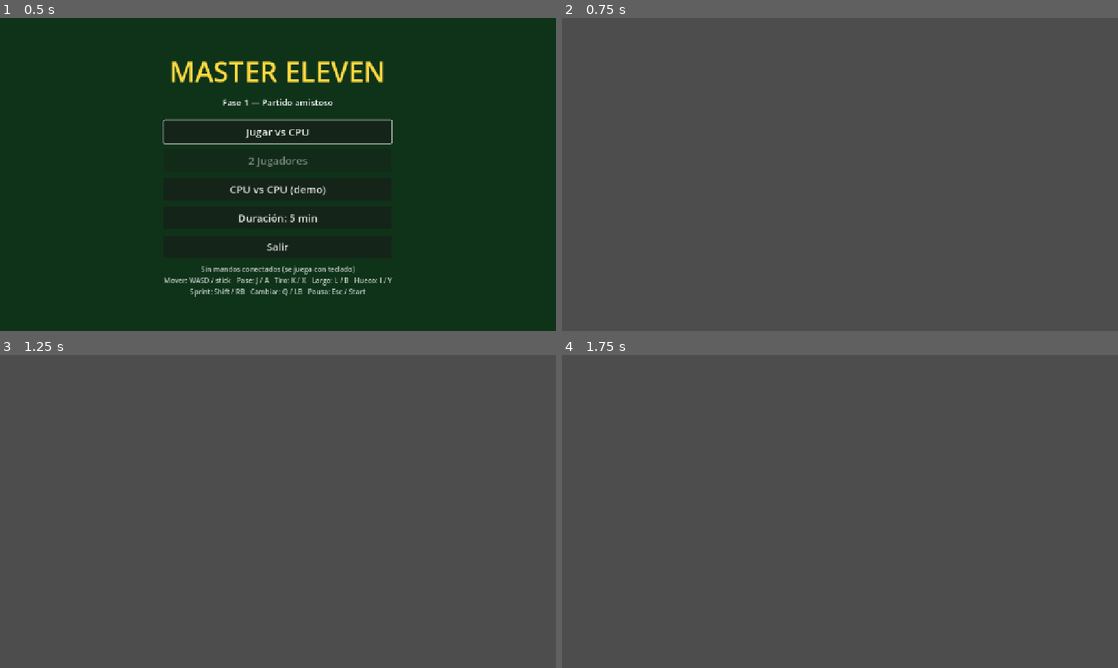
Above: before the commit, frames 1-4 (two rows, left to right).
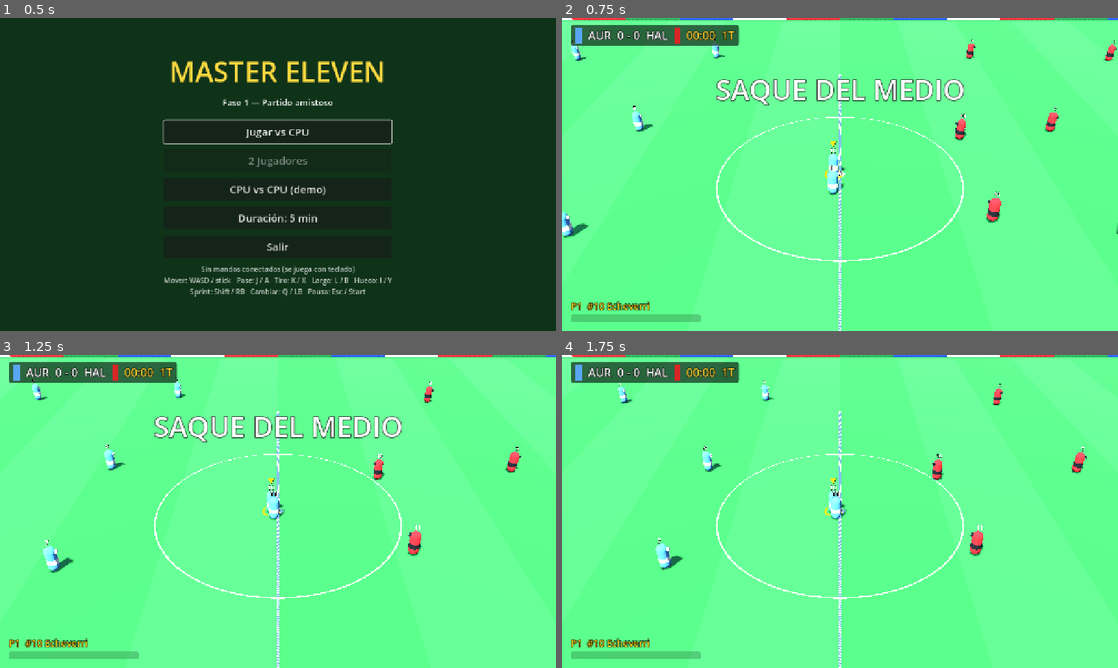
Above: after the commit, the same moments.

Repository: edx17/MASTERELEVEN
Game: Godot game, scene res://scenes/ui/main_menu.tscn
Same seed, same stepped clock (60 frames per second), same inputs: the game is played once before the commit and once after it.
Inputs (mouse positions are in pixels of both pictures, inside the frame that each line leads up to):
- Up to frame 1 (0.5 s): no input
- Up to frame 2 (0.75 s): click "Jugar vs CPU" at 0.5 s
- Up to frame 3 (1.25 s): no input
- Up to frame 4 (1.75 s): tap Enter (ui_accept) at 1.25, 1.52 s; move the mouse to (962, 495) at 1.27 s; hold D (move_right) from 1.28 s (still down); tap Shift (sprint) at 1.35 s; click (962, 495) at 1.42 s

Frame 1 is identical in both runs. In frame 2, 100% of the frame differs, in the area x 0-100%, y 0-100%; in frame 3, 100%; in frame 4, 100%.
Error before the commit: Parse Error: Cannot infer the type of "pa" variable because the value doesn't have a set type. (res://scripts/match/pitch_builder.gd:70)

Commit message:
Fase 1: correcciones tras correr Godot 4.7.2 y los tests
- footballer: integración propia en lugar de move_and_slide (movía ~8x de más)
- ball: velocidad de conducción limitada; arquero con la pelota en las manos
- match_controller: reglas antes que posesión, soltar la pelota al detenerse,
  arquero no empujable ni detrás de su línea, achique del arquero, robo desde
  atrás más difícil, HUD creado después de los controladores
- bucles tipados (compilación en 4.7), ajustes de tuning e IA
- archivos .uid de Godot 4 versionados; PROGRESS.md actualizado

Co-Authored-By: Claude Opus 5.5 <noreply@anthropic.com>
Claude-Session: https://claude.ai/code/session_018t6DrNQ9Jk2SxqEbLK6fr5

Diff:
--- a/scripts/ai/simple_ai.gd
+++ b/scripts/ai/simple_ai.gd
@@ -9,7 +9,7 @@
 ## - el arquero se para entre la pelota y el arco, ataja y reparte.
 
 const DECISION_INTERVAL := 0.25
-const SHOOT_DISTANCE := 25.0
+const SHOOT_DISTANCE := 28.0
 const ARRIVE_RADIUS := 0.8
 
 var team: Team
@@ -123,7 +123,14 @@
 
 func _intercept_point(p: Footballer, ball: Ball) -> Vector3:
 	if not ball.is_loose():
-		return ball.flat_pos()
+		# Contra un portador: ir a cerrarle el paso del lado del arco propio.
+		var carrier := ball.owner_player
+		var to_goal := (team.own_goal() - carrier.flat_pos()).normalized()
+		var d := p.flat_pos().distance_to(carrier.flat_pos())
+		if d < 2.5:
+			return ball.flat_pos()
+		var ahead := Vector3(carrier.velocity.x, 0.0, carrier.velocity.z) * clampf(d / 8.0, 0.1, 0.7)
+		return carrier.flat_pos() + ahead + to_goal * 1.2
 	var forecast := _match.ball_forecast
 	var speed := _match.tuning.sprint_speed
 	for i in forecast.size():
@@ -197,20 +204,30 @@
 		dir.z -= signf(p.global_position.z) * 0.6
 		dir = dir.normalized()
 	p.desired_move = dir
-	p.wants_sprint = opp_dist > 5.0
+	# Sprint si no hay nadie cerrándole el camino justo adelante.
+	var blocked := nearest_opp != null and opp_dist < 3.5 \
+		and dir.dot((nearest_opp.flat_pos() - p.flat_pos()).normalized()) > 0.5
+	p.wants_sprint = not blocked
 
 	if _decision_timer > 0.0 or p.possession_time < 0.35:
 		return
 	_decision_timer = DECISION_INTERVAL
 
 	if dist_goal < SHOOT_DISTANCE and absf(p.global_position.z) < 20.0:
-		var chance := remap(dist_goal, SHOOT_DISTANCE, 8.0, 0.25, 0.9)
+		var chance := clampf(remap(dist_goal, SHOOT_DISTANCE, 12.0, 0.1, 0.95), 0.1, 0.95)
+		# Con un rival tapando el remate, mejor buscar otra opción.
+		if not _lane_clear(p.flat_pos(), goal):
+			chance *= 0.35
 		if randf() < chance:
 			var aim := Vector3(0.0, 0.0, randf_range(-1.0, 1.0))
 			_match.perform_kick(p, KickActions.Kind.SHOT, aim, randf_range(0.45, 0.8))
 			return
+	# Cerca de la línea de fondo y sin ángulo: tirar el centro en vez de meterse.
+	if team.progress_of(p.flat_pos()) > 0.92 and absf(p.global_position.z) > Pitch.GOAL_AREA_HALF_WIDTH:
+		_match.perform_kick(p, KickActions.Kind.LONG_PASS, goal - p.flat_pos(), randf_range(0.2, 0.5))
+		return
 	var pressured := opp_dist < 3.2
-	if pressured or randf() < 0.07 or p.possession_time > 4.0:
+	if pressured or randf() < 0.04 or p.possession_time > 3.5:
 		var mate := _best_pass_option(p)
 		if mate != null:
 			var d := mate.flat_pos().distance_to(p.flat_pos())
@@ -238,8 +255,8 @@
 		var open := _open_space(m.flat_pos())
 		if not _lane_clear(p.flat_pos(), m.flat_pos()):
 			continue
-		var forward := (my_goal_dist - m.flat_pos().distance_to(goal)) / 20.0
-		var score := forward + open * 0.25 - d / 40.0 + randf() * 0.3
+		var forward := (my_goal_dist - m.flat_pos().distance_to(goal)) / 10.0
+		var score := forward + open * 0.1 - d / 40.0 + randf() * 0.3
 		if score > best_score:
 			best_score = score
 			best = m
@@ -301,6 +318,11 @@
 				p.speed_override = _match.tuning.keeper_dive_speed
 				_go_to(p, spot, true)
 				return
+	# Atacante con pelota encarando dentro del área: sale a achicar.
+	var carrier := ball.owner_player
+	if carrier != null and carrier.team != team and Pitch.in_penalty_area(bp, own) and bp.distance_to(goal) < 14.0:
+		_go_to(p, bp, true)
+		return
 	# Pelota suelta y lenta dentro del área: sale a buscarla.
 	if ball.is_loose() and Pitch.in_penalty_area(bp, own) and v.length() < 9.0:
 		var nearest_opp := _nearest_opponent(bp)
--- a/scripts/core/tuning.gd
+++ b/scripts/core/tuning.gd
@@ -26,13 +26,13 @@
 ## Rebote contra postes y travesaño.
 @export var post_restitution: float = 0.6
 ## Rebote contra la red (bajo: la red "absorbe").
-@export var net_restitution: float = 0.12
+@export var net_restitution: float = 0.05
 
 @export_group("Jugadores")
 @export var run_speed: float = 6.2
 @export var sprint_speed: float = 8.4
 ## Multiplicador de velocidad cuando se conduce la pelota.
-@export var dribble_speed_factor: float = 0.93
+@export var dribble_speed_factor: float = 0.9
 @export var acceleration: float = 26.0
 @export var deceleration: float = 32.0
 ## Velocidad de giro (rad/s) sin pelota / con pelota / con pelota en sprint.
@@ -49,10 +49,10 @@
 ## Altura máxima a la que un jugador de campo controla la pelota.
 @export var control_height: float = 1.1
 ## Radio de contacto para robar la pelota al rival.
-@export var steal_radius: float = 0.85
+@export var steal_radius: float = 0.95
 ## Probabilidad de robo por segundo de contacto (normal / presionando).
-@export var steal_rate: float = 1.4
-@export var steal_rate_pressing: float = 3.2
+@export var steal_rate: float = 0.9
+@export var steal_rate_pressing: float = 2.2
 ## Tiempo sin poder tocar la pelota tras patearla o perderla.
 @export var touch_cooldown: float = 0.28
 @export var lost_ball_cooldown: float = 0.6
@@ -106,3 +106,6 @@
 @export var keeper_catch_height: float = 2.5
 @export var keeper_dive_speed: float = 7.5
 @export var keeper_hold_time: float = 1.2
+## Radio y probabilidad por segundo de que el arquero le saque la pelota de los pies al atacante.
+@export var keeper_smother_radius: float = 1.4
+@export var keeper_smother_rate: float = 5.0
--- a/scripts/match/ball.gd
+++ b/scripts/match/ball.gd
@@ -102,6 +102,13 @@
 ## "toques" (la distancia oscila), y en los giros bruscos queda un poco atrás.
 func _follow_owner(dt: float) -> void:
 	var p := owner_player
+	if p.is_keeper() and Pitch.in_penalty_area(p.flat_pos(), p.team.own_side()):
+		# El arquero la tiene en las manos.
+		state.pos = p.flat_pos() + p.facing * 0.35 + Vector3.UP * 1.0
+		state.vel = Vector3(p.velocity.x, 0.0, p.velocity.z)
+		state.spin = Vector3.ZERO
+		_sync_node(dt)
+		return
 	var sprint := p.is_sprinting()
 	var base := _tuning.dribble_distance_sprint if sprint else _tuning.dribble_distance
 	var move_speed := Vector3(p.velocity.x, 0.0, p.velocity.z).length()
@@ -114,7 +121,9 @@
 	var rate := 11.0 if sprint else 18.0
 	var new_pos := state.pos.lerp(target, 1.0 - exp(-rate * dt))
 	new_pos.y = _tuning.ball_radius
-	state.vel = (new_pos - state.pos) / maxf(dt, 0.0001)
+	# La velocidad "de conducción" se limita: si la pelota se suelta no sale disparada.
+	var max_v := Vector3(p.velocity.x, 0.0, p.velocity.z).length() + 3.0
+	state.vel = ((new_pos - state.pos) / maxf(dt, 0.0001)).limit_length(max_v)
 	state.pos = new_pos
 	state.spin = Vector3.ZERO
 	_sync_node(dt)
--- a/scripts/match/ball_physics.gd
+++ b/scripts/match/ball_physics.gd
@@ -57,7 +57,7 @@
 		else:
 			s.vel.y = 0.0
 
-	for side in [-1, 1]:
+	for side: int in [-1, 1]:
 		events |= _collide_goal(prev, s, side, t)
 	return events
 
@@ -75,7 +75,7 @@
 
 	# Postes (cilindros verticales).
 	if s.pos.y < Pitch.GOAL_HEIGHT + reach:
-		for pz in [-Pitch.GOAL_HALF_WIDTH, Pitch.GOAL_HALF_WIDTH]:
+		for pz: float in [-Pitch.GOAL_HALF_WIDTH, Pitch.GOAL_HALF_WIDTH]:
 			var d := Vector3(s.pos.x - gx, 0.0, s.pos.z - pz)
 			var dist := d.length()
 			if dist < reach and dist > 0.0001:
@@ -100,7 +100,7 @@
 	var back_x := side * (Pitch.HALF_LENGTH + Pitch.GOAL_DEPTH)
 	if _net_plane(prev, s, 0, back_x, side, t):
 		events |= EV_NET
-	for pz2 in [-Pitch.GOAL_HALF_WIDTH, Pitch.GOAL_HALF_WIDTH]:
+	for pz2: float in [-Pitch.GOAL_HALF_WIDTH, Pitch.GOAL_HALF_WIDTH]:
 		if _net_plane(prev, s, 2, pz2, side, t):
 			events |= EV_NET
 	if _net_plane(prev, s, 1, Pitch.GOAL_HEIGHT, side, t):
--- a/scripts/match/footballer.gd
+++ b/scripts/match/footballer.gd
@@ -135,7 +135,9 @@
 			_tick_normal(dt, has_ball)
 
 	velocity.y = 0.0
-	move_and_slide()
+	# Integración propia (decisión B): no hay colisiones físicas entre jugadores,
+	# así que no se usa move_and_slide() y el movimiento es determinista.
+	global_position += velocity * dt
 	global_position.y = 0.0
 	_apply_facing()
 
--- a/scripts/match/formation.gd
+++ b/scripts/match/formation.gd
@@ -38,7 +38,7 @@
 static func dynamic_spot(base: Vector2, role: int, ball_progress: float, ball_lateral: float, in_possession: bool) -> Vector2:
 	if role == Footballer.Role.GK:
 		return base
-	var push := 0.07 if in_possession else -0.03
+	var push := 0.12 if in_possession else -0.03
 	var x := base.x + (ball_progress - 0.5) * 0.72 + push
 	var r: Vector2 = ROLE_RANGE[role]
 	x = clampf(x, r.x, r.y)
--- a/scripts/match/match_controller.gd
+++ b/scripts/match/match_controller.gd
@@ -44,6 +44,10 @@
 var kick_count: int = 0
 ## Trayectoria predicha de la pelota suelta (cada FORECAST_STEP segundos).
 var ball_forecast: Array[Vector3] = []
+## Estadísticas simples del partido, por equipo.
+var stats := {"shots": [0, 0], "saves": [0, 0]}
+## Datos de la última patada (depuración / futuras repeticiones).
+var last_kick := {}
 ## Mensaje grande para el HUD ("¡GOL!", "CÓRNER", ...).
 var banner_text: String = ""
 
@@ -61,6 +65,10 @@
 	_build_world()
 	clock = MatchClock.new(float(GameSettings.match_minutes))
 	_setup_controllers()
+	# El HUD va después de los controladores: necesita saber cuántos humanos hay.
+	_hud = MatchHud.new()
+	add_child(_hud)
+	_hud.setup(self)
 	_first_half_kicker = randi() % 2
 	_setup_kickoff(_first_half_kicker)
 
@@ -149,10 +157,6 @@
 	_camera.setup(self)
 	_camera.current = true
 
-	_hud = MatchHud.new()
-	add_child(_hud)
-	_hud.setup(self)
-
 	var pause := PauseMenu.new()
 	add_child(pause)
 
@@ -186,9 +190,11 @@
 
 	ball.tick(dt)
 
+	# Primero las reglas (una pelota que ya cruzó la línea no se puede atajar).
+	if phase == Phase.PLAYING:
+		_check_rules()
 	if phase == Phase.PLAYING:
 		_update_possession(dt)
-		_check_rules()
 
 	clock.running = phase in [Phase.PLAYING, Phase.STOPPED] or (phase == Phase.RESTART and restart_type != MatchRules.Restart.KICKOFF)
 	clock.advance(dt)
@@ -261,6 +267,9 @@
 	var receiver := kicks.execute(kind, player, dir, clampf(power, 0.0, 1.0))
 	kicks.throw_in_mode = false
 	kick_count += 1
+	if kind == KickActions.Kind.SHOT:
+		stats["shots"][player.team.index] += 1
+	last_kick = {"kind": kind, "team": player.team.index, "pos": player.flat_pos(), "keeper": player.is_keeper()}
 	return receiver
 
 
@@ -301,8 +310,11 @@
 	var v := ball.state.vel
 	if best.is_keeper() and Pitch.in_penalty_area(bp, best.team.own_side()):
 		# Tiros fuertes y lejos del cuerpo: a veces da rebote en vez de atajar.
-		if ball.speed() > 19.0 and best_d > 0.9 and randf() < 0.45:
-			var parry := Vector3(-v.x * 0.3, absf(v.y) * 0.3 + 2.5, v.z * 0.3 + randf_range(-5.0, 5.0))
+		if ball.speed() > 19.0 and best_d > 0.9 and randf() < 0.35:
+			# Rebote hacia afuera (al costado del arco), no al medio del área.
+			var wide := signf(bp.z) if absf(bp.z) > 0.3 else (1.0 if randf() < 0.5 else -1.0)
+			var parry := Vector3(-v.x * 0.25, absf(v.y) * 0.3 + 3.0, wide * randf_range(5.0, 9.0))
+			stats["saves"][best.team.index] += 1
 			ball.kick(parry, Vector3.ZERO, best)
 			best.touch_block = 0.5
 			return
@@ -311,6 +323,8 @@
 		ball.kick(-v * 0.25 + Vector3.UP * 1.5, Vector3.ZERO, best)
 		best.touch_block = 0.25
 		return
+	if best.is_keeper() and ball.last_touch_team != best.team.index and ball.speed() > 12.0:
+		stats["saves"][best.team.index] += 1
 	var receiver := ball.intended_receiver
 	if receiver != null and receiver != best:
 		receiver.clear_pass_target()
@@ -319,7 +333,7 @@
 
 func _try_steal(dt: float) -> void:
 	var carrier := ball.owner_player
-	if carrier.is_keeper() and Pitch.in_penalty_area(ball.flat_pos(), carrier.team.own_side()):
+	if carrier.is_keeper() and Pitch.in_penalty_area(carrier.flat_pos(), carrier.team.own_side()):
 		return # el arquero con la pelota en las manos no se roba
 	var bp := ball.flat_pos()
 	for o in opponents_of(carrier.team).players:
@@ -330,11 +344,23 @@
 			ball.kick(o.facing * 7.0 + Vector3.UP * 0.5, Vector3.ZERO, o)
 			carrier.touch_block = tuning.lost_ball_cooldown
 			return
+		if o.is_keeper() and o.state == Footballer.State.NORMAL and d < tuning.keeper_smother_radius \
+				and Pitch.in_penalty_area(o.flat_pos(), o.team.own_side()):
+			# El arquero se tira a los pies del atacante.
+			if randf() < tuning.keeper_smother_rate * dt:
+				carrier.touch_block = tuning.lost_ball_cooldown
+				ball.give_to(o)
+				stats["saves"][o.team.index] += 1
+				return
+			continue
 		if o.state != Footballer.State.NORMAL or d > tuning.steal_radius:
 			continue
 		var rate := tuning.steal_rate_pressing if o.pressing else tuning.steal_rate
 		if carrier.is_sprinting():
 			rate *= 1.3
+		# Desde atrás es mucho más difícil sacarla limpia.
+		if carrier.facing.dot((o.flat_pos() - carrier.flat_pos()).normalized()) < -0.2:
+			rate *= 0.4
 		if randf() < rate * dt:
 			carrier.touch_block = tuning.lost_ball_cooldown
 			if randf() < 0.55:
@@ -357,11 +383,35 @@
 			var dist := d.length()
 			if dist >= PLAYER_SEPARATION or dist < 0.0001:
 				continue
-			var push := d / dist * (PLAYER_SEPARATION - dist) * 0.5
-			if not a.locked:
+			var push := d / dist * (PLAYER_SEPARATION - dist)
+			# Ejecutores quietos y arqueros no se dejan empujar: se corre el otro.
+			var a_fixed := a.locked or a.is_keeper()
+			var b_fixed := b.locked or b.is_keeper()
+			if a_fixed and b_fixed:
+				continue
+			if a_fixed:
+				b.global_position += push
+			elif b_fixed:
 				a.global_position -= push
-			if not b.locked:
-				b.global_position += push
+			else:
+				a.global_position -= push * 0.5
+				b.global_position += push * 0.5
+	for p in list:
+		_clamp_player(p)
+
+
+## Límites de movimiento: nadie se va lejos de la cancha y el arquero nunca
+## queda detrás de su propia línea.
+func _clamp_player(p: Footballer) -> void:
+	var pos := p.global_position
+	var lim_x := Pitch.HALF_LENGTH + 3.0
+	pos.z = clampf(pos.z, -Pitch.HALF_WIDTH - 3.0, Pitch.HALF_WIDTH + 3.0)
+	if p.is_keeper():
+		var own := p.team.own_side()
+		if pos.x * own > Pitch.HALF_LENGTH - 0.4:
+			pos.x = own * (Pitch.HALF_LENGTH - 0.4)
+	pos.x = clampf(pos.x, -lim_x, lim_x)
+	p.global_position = pos
 
 
 # --- Reglas y pelotas paradas -------------------------------------------------
@@ -371,6 +421,9 @@
 	if outcome.type == MatchRules.Restart.NONE:
 		return
 	_pending = outcome
+	# Con el juego detenido nadie conserva la pelota en el pie.
+	ball.owner_player = null
+	ball.intended_receiver = null
 	if outcome.type == MatchRules.Restart.GOAL:
 		teams[outcome.team].score += 1
 		banner_text = "¡GOL!"
--- a/scripts/match/pitch_builder.gd
+++ b/scripts/match/pitch_builder.gd
@@ -13,7 +13,7 @@
 	root.name = "Pitch"
 	_build_grass(root)
 	_build_lines(root)
-	for side in [-1, 1]:
+	for side: int in [-1, 1]:
 		_build_goal(root, side)
 	_build_corner_flags(root)
 	_build_boards(root)
@@ -64,7 +64,7 @@
 	_seg(st, Vector2(0.0, -hw), Vector2(0.0, hw))
 	_arc(st, Vector2.ZERO, Pitch.CENTER_CIRCLE_RADIUS, 0.0, TAU, 64)
 	_arc(st, Vector2.ZERO, 0.2, 0.0, TAU, 12, 0.4)
-	for side in [-1, 1]:
+	for side: int in [-1, 1]:
 		var gx: float = side * hl
 		# Área grande.
 		var pa := gx - side * Pitch.PENALTY_AREA_DEPTH
@@ -83,7 +83,7 @@
 		var facing := 0.0 if side == -1 else PI
 		_arc(st, spot, Pitch.CENTER_CIRCLE_RADIUS, facing - half_angle, facing + half_angle, 24)
 		# Arcos de córner.
-		for zs in [-1, 1]:
+		for zs: int in [-1, 1]:
 			var corner := Vector2(gx, zs * hw)
 			var start := atan2(-zs, -side)
 			_arc(st, corner, 1.0, start - PI / 4.0, start + PI / 4.0, 8)
@@ -105,7 +105,7 @@
 	var p2 := Vector3(b.x + n.x, LINE_Y, b.y + n.y)
 	var p3 := Vector3(b.x - n.x, LINE_Y, b.y - n.y)
 	var p4 := Vector3(a.x - n.x, LINE_Y, a.y - n.y)
-	for v in [p1, p2, p3, p1, p3, p4]:
+	for v: Vector3 in [p1, p2, p3, p1, p3, p4]:
 		st.add_vertex(v)
 
 
@@ -120,7 +120,7 @@
 		var o1 := Vector3(c.x + cos(t1) * outer, LINE_Y, c.y + sin(t1) * outer)
 		var i0 := Vector3(c.x + cos(t0) * inner, LINE_Y, c.y + sin(t0) * inner)
 		var i1 := Vector3(c.x + cos(t1) * inner, LINE_Y, c.y + sin(t1) * inner)
-		for v in [o0, o1, i1, o0, i1, i0]:
+		for v: Vector3 in [o0, o1, i1, o0, i1, i0]:
 			st.add_vertex(v)
 
 
@@ -132,7 +132,7 @@
 	var white := _flat_material(Color(0.97, 0.97, 0.97))
 	var pr := Pitch.POST_RADIUS
 	# Postes.
-	for zs in [-1, 1]:
+	for zs: int in [-1, 1]:
 		var post := MeshInstance3D.new()
 		var cyl := CylinderMesh.new()
 		cyl.top_radius = pr
@@ -209,8 +209,8 @@
 	var pole_mat := _flat_material(Color(0.95, 0.95, 0.95))
 	var flag_mat := _flat_material(Color(1.0, 0.8, 0.1))
 	flag_mat.cull_mode = BaseMaterial3D.CULL_DISABLED
-	for xs in [-1, 1]:
-		for zs in [-1, 1]:
+	for xs: int in [-1, 1]:
+		for zs: int in [-1, 1]:
 			var pole := MeshInstance3D.new()
 			var cyl := CylinderMesh.new()
 			cyl.top_radius = 0.02
Not shown, added: icon.svg.import
Not shown, added: scripts/ai/simple_ai.gd.uid
Not shown, added: scripts/core/game_settings.gd.uid
Not shown, added: scripts/core/input_router.gd.uid
Not shown, added: scripts/core/player_input.gd.uid
Not shown, added: scripts/core/tuning.gd.uid
Not shown, added: scripts/match/ball.gd.uid
Not shown, added: scripts/match/ball_physics.gd.uid
Not shown, added: scripts/match/ball_state.gd.uid
Not shown, added: scripts/match/footballer.gd.uid
Not shown, added: scripts/match/formation.gd.uid
Not shown, added: scripts/match/human_controller.gd.uid
(and 19 more such lines)
